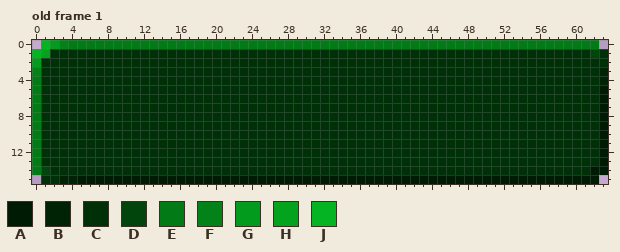
Two versions of one pixel-art file, Assets/Sprites/PvP.aseprite. Above is the file before it was changed.
64x16 pixels, 1 frame. Colours within 5 levels of each other are drawn and written as one. Shown: old frame 1. The commit also changed other frames, which this record leaves out.
Palette (. is transparent): A #001b04  B #002205  C #003008  D #01440c  E #027a16  F #028218  G #039b1d  H #03a31e  J #04b422
Pixels before, old frame 1, first column x 0:
 0 .JGFEEEEEEEEEEEEEEEEEEEEEEEEEEEEEEEEEEEEEEEEEEEEEEEEEEEEEEEEEEE.
 1 JHCCCCCCCCCCCCCCCCCCCCCCCCCCCCCCCCCCCCCCCCCCCCCCCCCCCCCCCCCCCCDC
 2 GCCCCCCCCCCCCCCCCCCCCCCCCCCCCCCCCCCCCCCCCCCCCCCCCCCCCCCCCCCCCCCC
 3 FCCCCCCCCCCCCCCCCCCCCCCCCCCCCCCCCCCCCCCCCCCCCCCCCCCCCCCCCCCCCCCB
 4 ECCCCCCCCCCCCCCCCCCCCCCCCCCCCCCCCCCCCCCCCCCCCCCCCCCCCCCCCCCCCCCB
 5 ECCCCCCCCCCCCCCCCCCCCCCCCCCCCCCCCCCCCCCCCCCCCCCCCCCCCCCCCCCCCCCA
 6 ECCCCCCCCCCCCCCCCCCCCCCCCCCCCCCCCCCCCCCCCCCCCCCCCCCCCCCCCCCCCCCA
 7 ECCCCCCCCCCCCCCCCCCCCCCCCCCCCCCCCCCCCCCCCCCCCCCCCCCCCCCCCCCCCCCA
 8 ECCCCCCCCCCCCCCCCCCCCCCCCCCCCCCCCCCCCCCCCCCCCCCCCCCCCCCCCCCCCCCA
 9 ECCCCCCCCCCCCCCCCCCCCCCCCCCCCCCCCCCCCCCCCCCCCCCCCCCCCCCCCCCCCCCA
10 ECCCCCCCCCCCCCCCCCCCCCCCCCCCCCCCCCCCCCCCCCCCCCCCCCCCCCCCCCCCCCCA
11 ECCCCCCCCCCCCCCCCCCCCCCCCCCCCCCCCCCCCCCCCCCCCCCCCCCCCCCCCCCCCCCA
12 ECCCCCCCCCCCCCCCCCCCCCCCCCCCCCCCCCCCCCCCCCCCCCCCCCCCCCCCCCCCCCCA
13 ECCCCCCCCCCCCCCCCCCCCCCCCCCCCCCCCCCCCCCCCCCCCCCCCCCCCCCCCCCCCCCA
14 EDCCCCCCCCCCCCCCCCCCCCCCCCCCCCCCCCCCCCCCCCCCCCCCCCCCCCCCCCCCCCAA
15 .CCBBAAAAAAAAAAAAAAAAAAAAAAAAAAAAAAAAAAAAAAAAAAAAAAAAAAAAAAAAAA.
Now the later version:
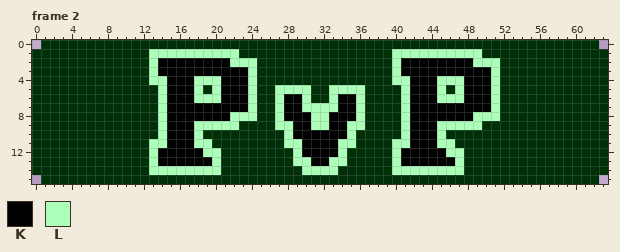
Colours new in this view: K #000000  L #abffb9
A new or re-ordered frame is compared with the old frame closest to it.
What changed:
frames 1 -> 3
layer "レイヤー 2" added
Frame 2 is new; against old frame 1, layers "レイヤー 2", "レイヤー 1":
The edit turns colour A into colour C in rows 5 to 13 at x 63; in row 14 at x 62 to 63; in row 15 at x 5 to 62.
The edit turns colour B into colour C in rows 3 to 4 at x 63; in row 15 at x 3 to 4.
The edit turns colour D into colour C in row 1 at x 62; in row 14 at x 1.
The edit turns colour E into colour C in row 0 at x 4 to 62; in rows 4 to 14 at x 0.
The edit turns colour F into colour C in row 0 at x 3; in row 3 at x 0.
The edit turns colour G into colour C in row 0 at x 2; in row 2 at x 0.
The edit turns colour H into colour C in row 1 at x 1.
The edit turns colour J into colour C in row 0 at x 1; in row 1 at x 0.
The edit turns colour C into colour K in row 2 at x 14 to 21 and 41 to 48; in row 3 at x 14 to 23 and 41 to 50; in rows 4 to 5 at x 15 to 17, 21 to 23, 42 to 44 and 48 to 50; in row 6 at x 15 to 17, 21 to 23, 28 to 29, 34 to 35, 42 to 44 and 48 to 50; in row 7 at x 15 to 23, 28 to 29, 34 to 35 and 42 to 50; in row 8 at x 15 to 21, 28 to 30, 33 to 35 and 42 to 48.
The edit turns colour C into colour K in row 9 at x 15 to 17, 29 to 30, 33 to 34 and 42 to 44; in row 10 at x 15 to 17, 29 to 34 and 42 to 44; in row 11 at x 15 to 17, 30 to 33 and 42 to 44; in row 12 at x 14 to 18, 30 to 33 and 41 to 45; in row 13 at x 14 to 19, 31 to 32 and 41 to 46.
The edit turns colour C into colour L in row 1 at x 13 to 22 and 40 to 49; in row 2 at x 13, 22 to 24, 40 and 49 to 51; in row 3 at x 13, 24, 40 and 51; in row 4 at x 13 to 14, 18 to 20, 24, 40 to 41, 45 to 47 and 51; in row 5 at x 14, 18, 20, 24, 27 to 30, 33 to 36, 41, 45, 47 and 51; in row 6 at x 14, 18 to 20, 24, 27, 30, 33, 36, 41, 45 to 47 and 51.
The edit turns colour C into colour L in row 7 at x 14, 24, 27, 30 to 33, 36, 41 and 51; in row 8 at x 14, 22 to 24, 27, 31 to 32, 36, 41 and 49 to 51; in row 9 at x 14, 18 to 22, 27 to 28, 31 to 32, 35 to 36, 41 and 45 to 49; in row 10 at x 14, 18, 28, 35, 41 and 45; in row 11 at x 13 to 14, 18 to 19, 28 to 29, 34 to 35, 40 to 41 and 45 to 46; in row 12 at x 13, 19 to 20, 29, 34, 40 and 46 to 47.
The edit turns colour C into colour L in row 13 at x 13, 20, 29 to 30, 33 to 34, 40 and 47; in row 14 at x 13 to 20, 30 to 33 and 40 to 47.
